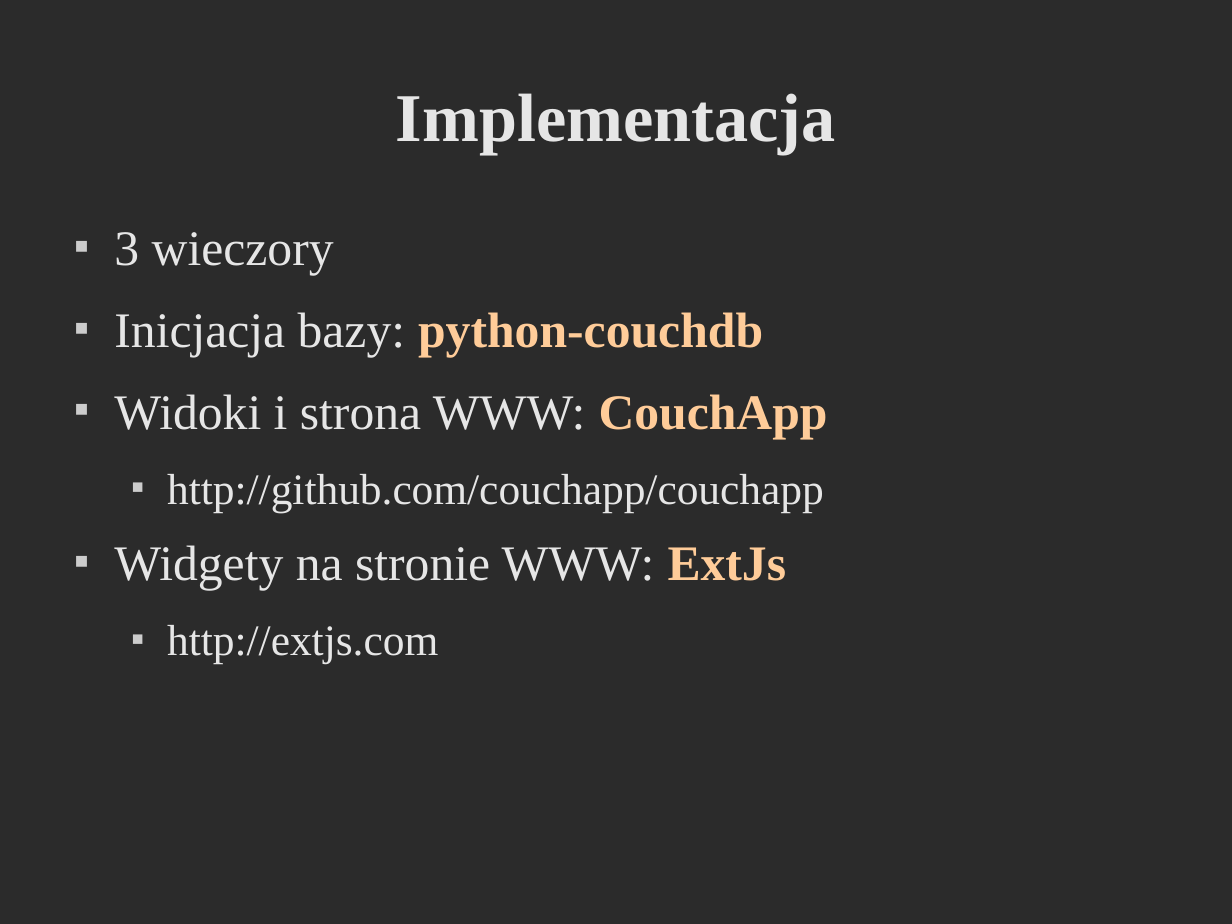
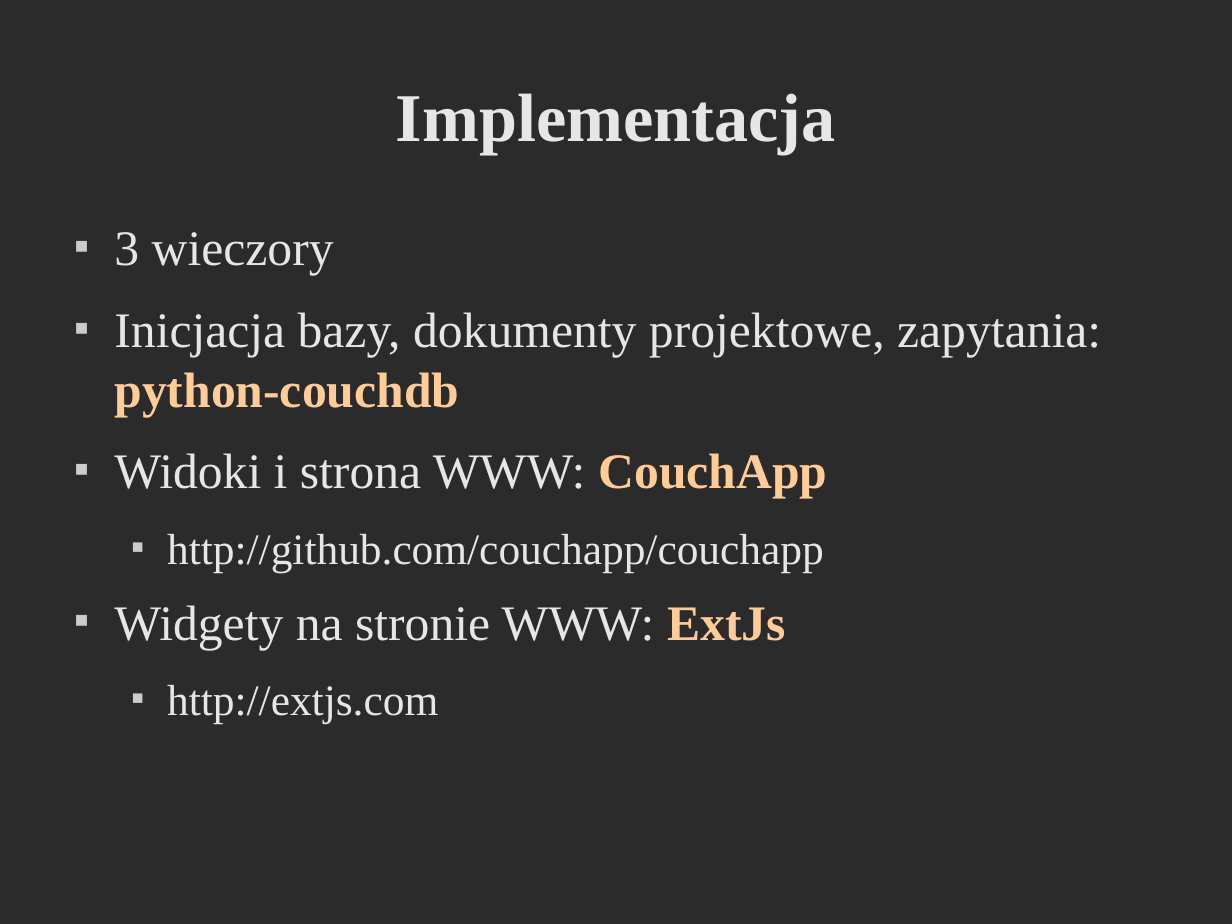
Before and after one commit to godfryd/checking-couchdb, a slide deck: slide 22 of checking-couchdb.odp (slide 21 before the commit). Drawn at 1232x924 pixels with LibreOffice and Linux fonts; fonts in the diff are those of the drawing; background and template pictures are left out; a plain dark background stands for a picture behind light text. Boxes give left, top, right and bottom in pixels: in the first picture for what was removed or moved away, otherwise in the second. Text is boxed around its words. In the diff, an @@ line names an element or a change of style, - is before the commit and + after.

```diff
--- a/checking-couchdb.odp
+++ b/checking-couchdb.odp
@@ text at [114, 312, 1101, 417]: text changed @@
-■ Inicjacja bazy: python-couchdb
+■ Inicjacja bazy, dokumenty projektowe, zapytania: python-couchdb
```
Also in this commit, not shown: 8 other slides changed, 6 slides added, 5 slides removed.
